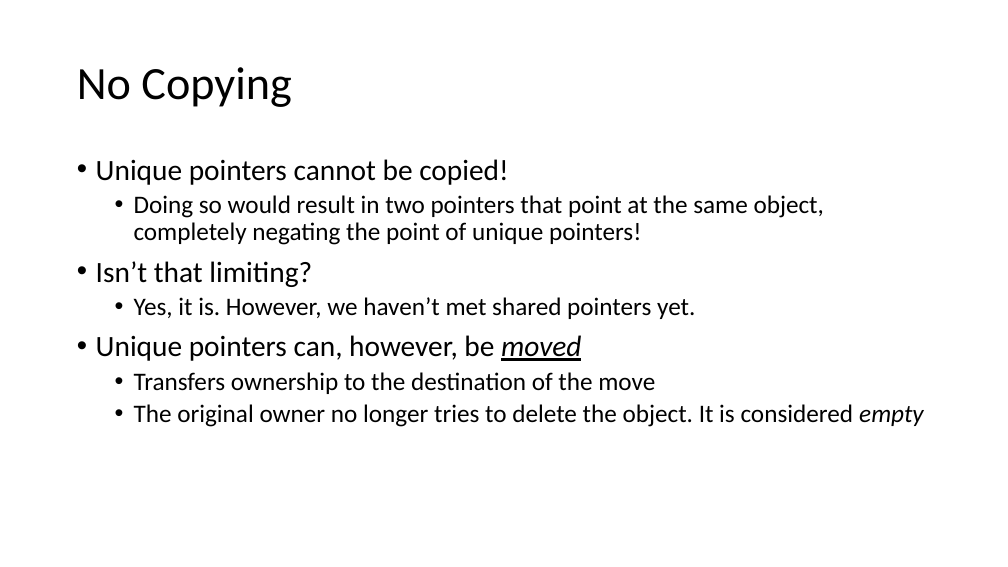
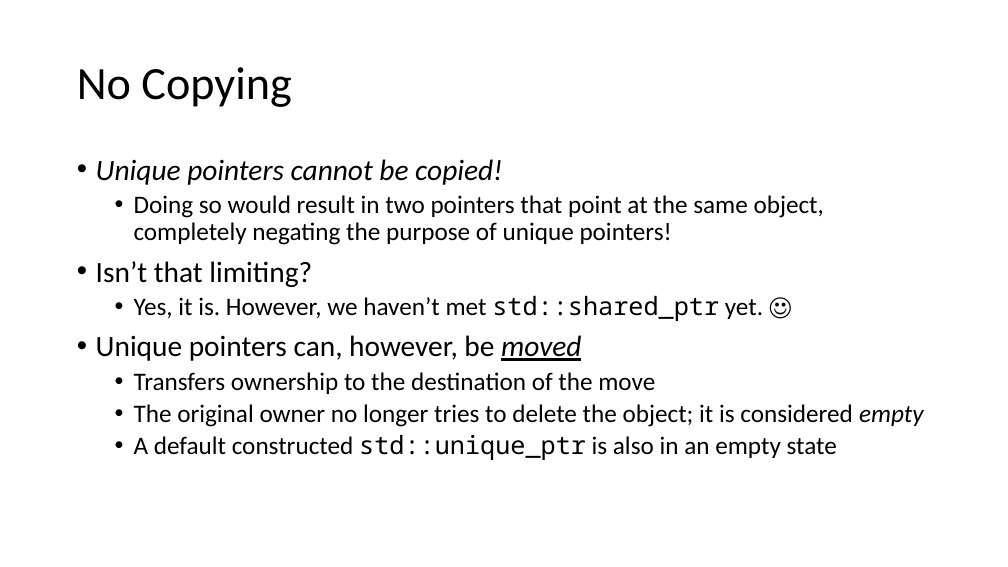
Before and after one commit to pchapin/cpp, a slide deck: slide 10 of Presentations/SmartPointers.pptx (slide 9 before the commit). Drawn at 1008x567 pixels with LibreOffice and Linux fonts; fonts in the diff are those of the drawing. Boxes give left, top, right and bottom in pixels: in the first picture for what was removed or moved away, otherwise in the second. Text is boxed around its words. In the diff, an @@ line names an element or a change of style, - is before the commit and + after.

Commit message:
Added some information about weak pointers.

```diff
--- a/Presentations/SmartPointers.pptx
+++ b/Presentations/SmartPointers.pptx
@@ text at (96,159,503,185): italic on in "Unique pointers cannot be copied!" @@
@@ text at (134,195,824,245): text changed @@
-  • Doing so would result in two pointers that point at the same object, completely negating the point of unique pointers!
+  • Doing so would result in two pointers that point at the same object, completely negating the purpose of unique pointers!
@@ text at (134,296,763,321): text changed @@
-  • Yes, it is. However, we haven’t met shared pointers yet.
+  • Yes, it is. However, we haven’t met std::shared_ptr yet. ☺
@@ text at (134,404,923,460): text changed @@
-  • The original owner no longer tries to delete the object. It is considered empty
+  • The original owner no longer tries to delete the object; it is considered empty
+  • A default constructed std::unique_ptr is also in an empty state
```
Also in this commit, not shown: 12 other slides changed, 5 slides added, 2 slides removed.
